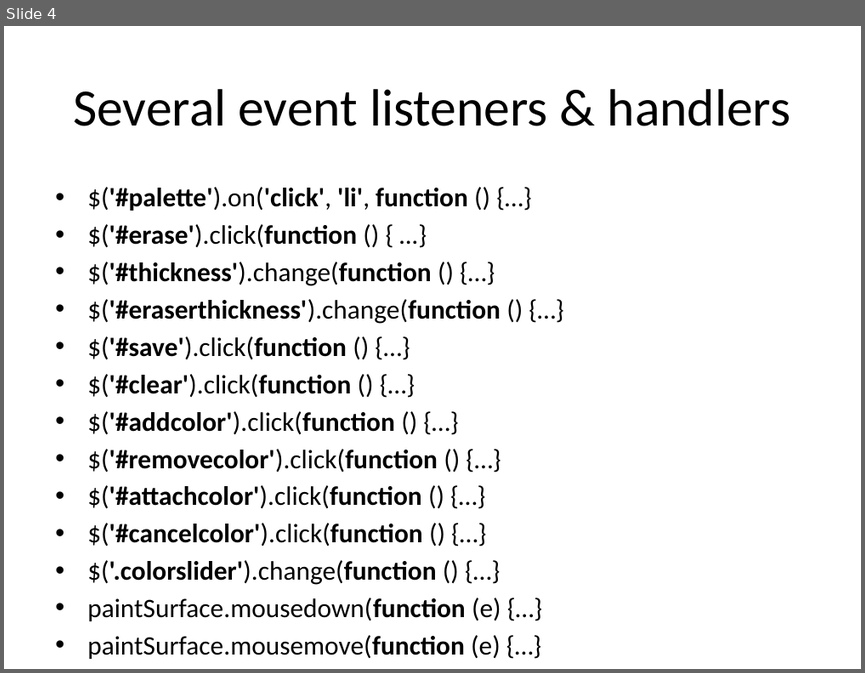
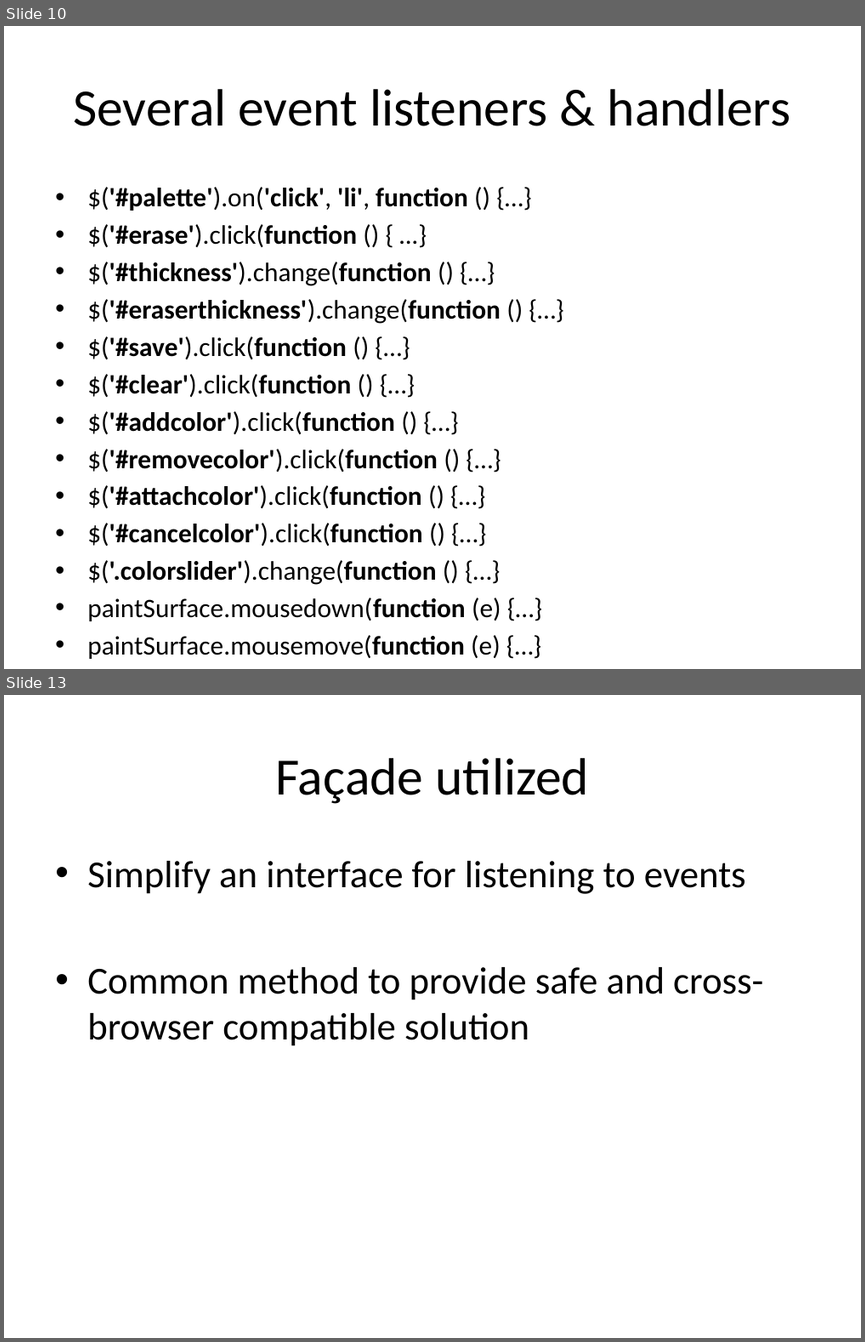
Before and after one commit to chrpapa/Javascript-Seminar, a slide deck: presentation/Presentation.pptx. Shown one above the other, each under a label of ours: slide 4 before the commit, slides 10 and 13 after it; the slides between them are not shown. The pictures are 865x673 and 865x1342 pixels, drawn with LibreOffice and Linux fonts; fonts in the diff are those of the drawing. Boxes give left, top, right and bottom in pixels: in the first picture for what was removed or moved away, otherwise in the second. Text is boxed around its words. In the diff, an @@ line names an element or a change of style, - is before the commit and + after.

```diff
--- a/presentation/Presentation.pptx
+++ b/presentation/Presentation.pptx
@@ slide 13 added at (4,695,861,1338), background #FFFFFF @@
@@ title added at (275,758,589,804), 44 pt, text #000000 @@
+Façade utilized
@@ text added at (87,861,763,1046), 32 pt, text #000000 @@
+• Simplify an interface for listening to events
+• Common method to provide safe and cross-browser compatible solution
@@ what was slide 4 is now slide 10 @@
```
Also in this commit, not shown: 2 slides changed, 13 other slides added, 1 slide removed, 15 other files.
